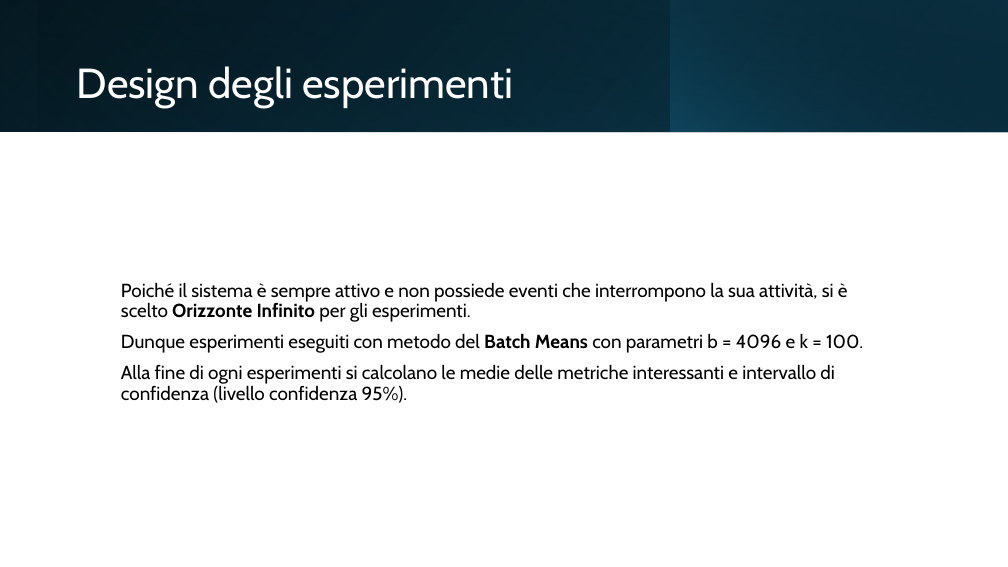
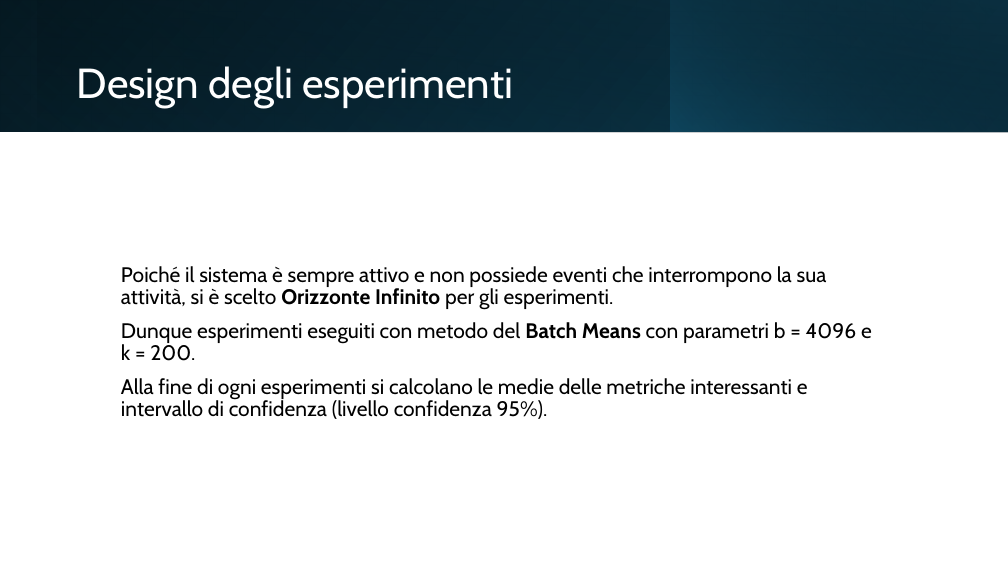
Before and after one commit to jack-mack15/ProgettoPMCSN, a slide deck: slide 15 of Progetto PMCSN.pptx. Drawn at 1008x567 pixels with LibreOffice and Linux fonts; fonts in the diff are those of the drawing. Boxes give left, top, right and bottom in pixels: in the first picture for what was removed or moved away, otherwise in the second. Text is boxed around its words. In the diff, an @@ line names an element or a change of style, - is before the commit and + after.

```diff
--- a/Progetto PMCSN.pptx
+++ b/Progetto PMCSN.pptx
@@ text at (121,266,827,419): size 18 to 20 pt in "Poiché il sistema è sempre attivo e ...", "Alla fine di ogni esperimenti si calcolano ..." @@
@@ text at (121,322,872,361): text changed; size 18 to 20 pt @@
-Dunque esperimenti eseguiti con metodo del Batch Means con parametri b = 4096 e k = 100.
+Dunque esperimenti eseguiti con metodo del Batch Means con parametri b = 4096 e k = 200.
```
Also in this commit, not shown: 3 other slides changed, 1 slide added, 17 other files.
